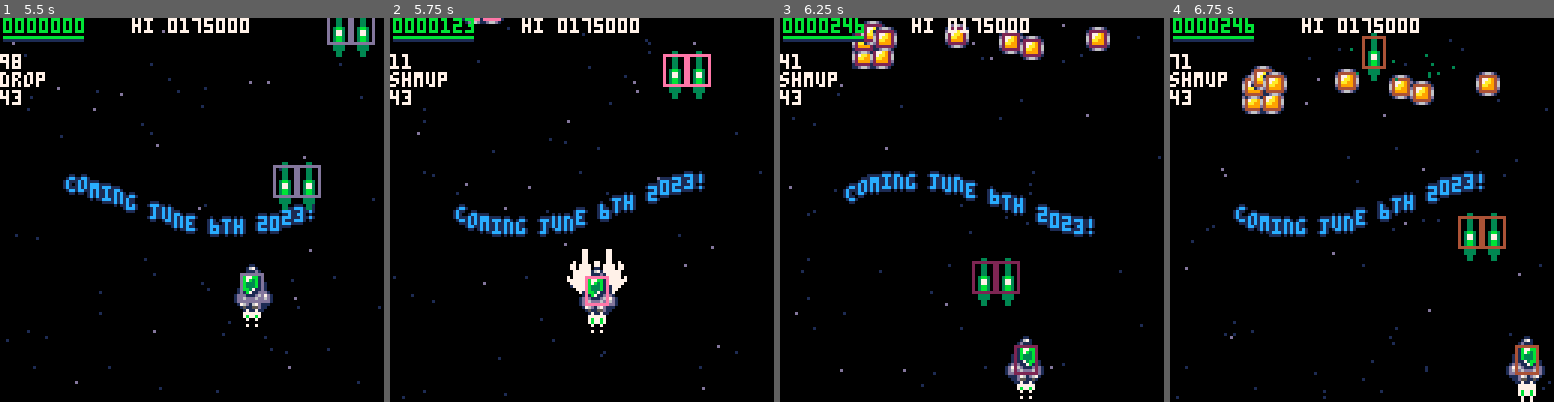
Above: before the commit, frames 1-4 (left to right).
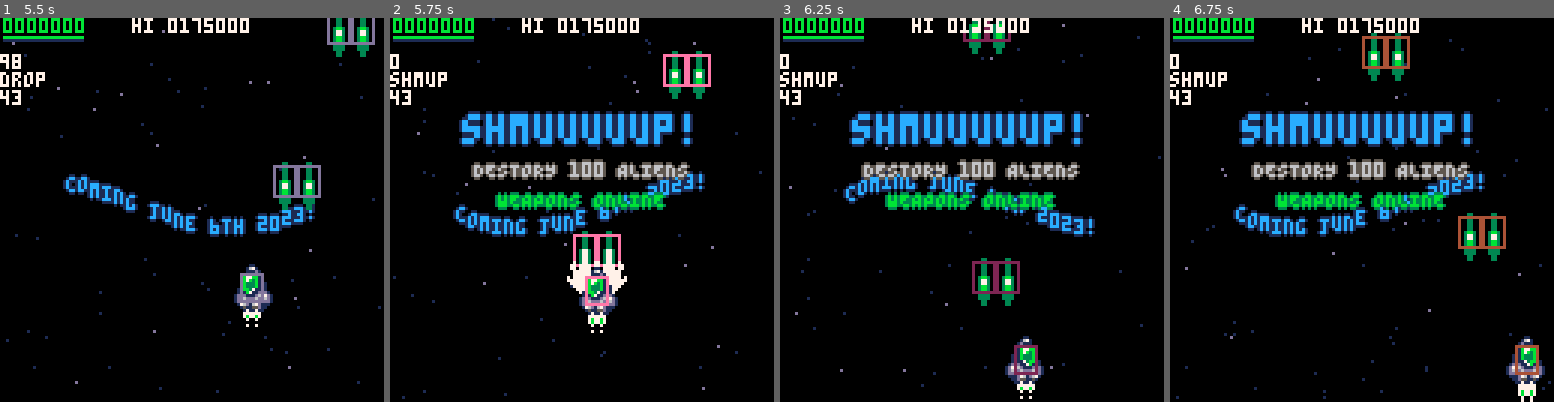
Above: after the commit, the same moments.

Repository: wimpysworld/antsy-alien-attack-pico
Game: PICO-8 cartridge main.p8
Same seed, same stepped clock (60 frames per second), same inputs: the game is played once before the commit and once after it.
Inputs:
- Up to frame 1 (5.5 s): tap X (X key) at 0.33, 1.07, 1.85, 2.97, 4.08, 5.2 s; tap O (Z key) at 0.7, 1.7, 2.1, 2.5, 2.9, 3.3, 3.7, 4.1, 4.5, 4.9, 5.3 s; hold Right 1.6-2.1 s; hold Up 2.15-2.42 s; hold Right 2.47-3.03 s; hold Left 3.08-3.58 s; hold Down 3.63-3.97 s; hold Right 4.02-4.68 s; hold Up 4.73-5.03 s; hold Left from 5.08 s (still down)
- Up to frame 2 (5.75 s): release Left at 5.68 s; tap O (Z key) at 5.7 s; hold Down from 5.73 s (still down)
- Up to frame 3 (6.25 s): release Down at 6.03 s; hold Right from 6.08 s (still down); tap O (Z key) at 6.1 s
- Up to frame 4 (6.75 s): tap X (X key) at 6.32 s; tap O (Z key) at 6.5 s; release Right at 6.58 s; hold Right from 6.63 s (still down)

Frame 1 is identical in both runs. In frame 2, 9.4% of the frame differs, in the area x 0-79%, y 0-65%; in frame 3, 12%; in frame 4, 12%, in the area x 0-86%, y 0-50%.

Commit message:
feat: update the shmup mini-game to display a mission brief

Diff:
--- a/main.p8
+++ b/main.p8
@@ -739,11 +739,13 @@
  screen_flash+=3
  sfx(8)
 end
+
 function shmup()
  local win_target=level*100
  if not gamestate.ready then
-  gamestate.ready=true
   gamestate.aliens_max=10
+  gamestate.title="shmuuuuup!"
+  gamestate.text="destory "..tostr(win_target).." aliens"
  else
   if #aliens<gamestate.aliens_max then
    create_alien(rnd_range(16,112),rnd_range(-16,-8))
@@ -782,7 +784,6 @@
 end
 
 function wait()
- gamestate.ready=true
  if gamestate.gametime>120 and #explosions<=0 then
   objective_complete=true
  end
